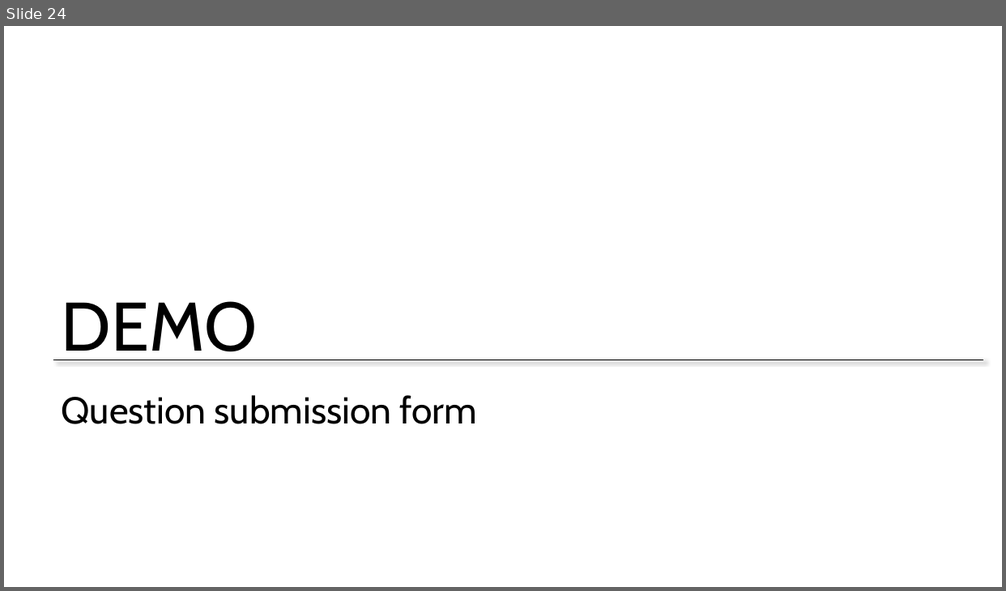
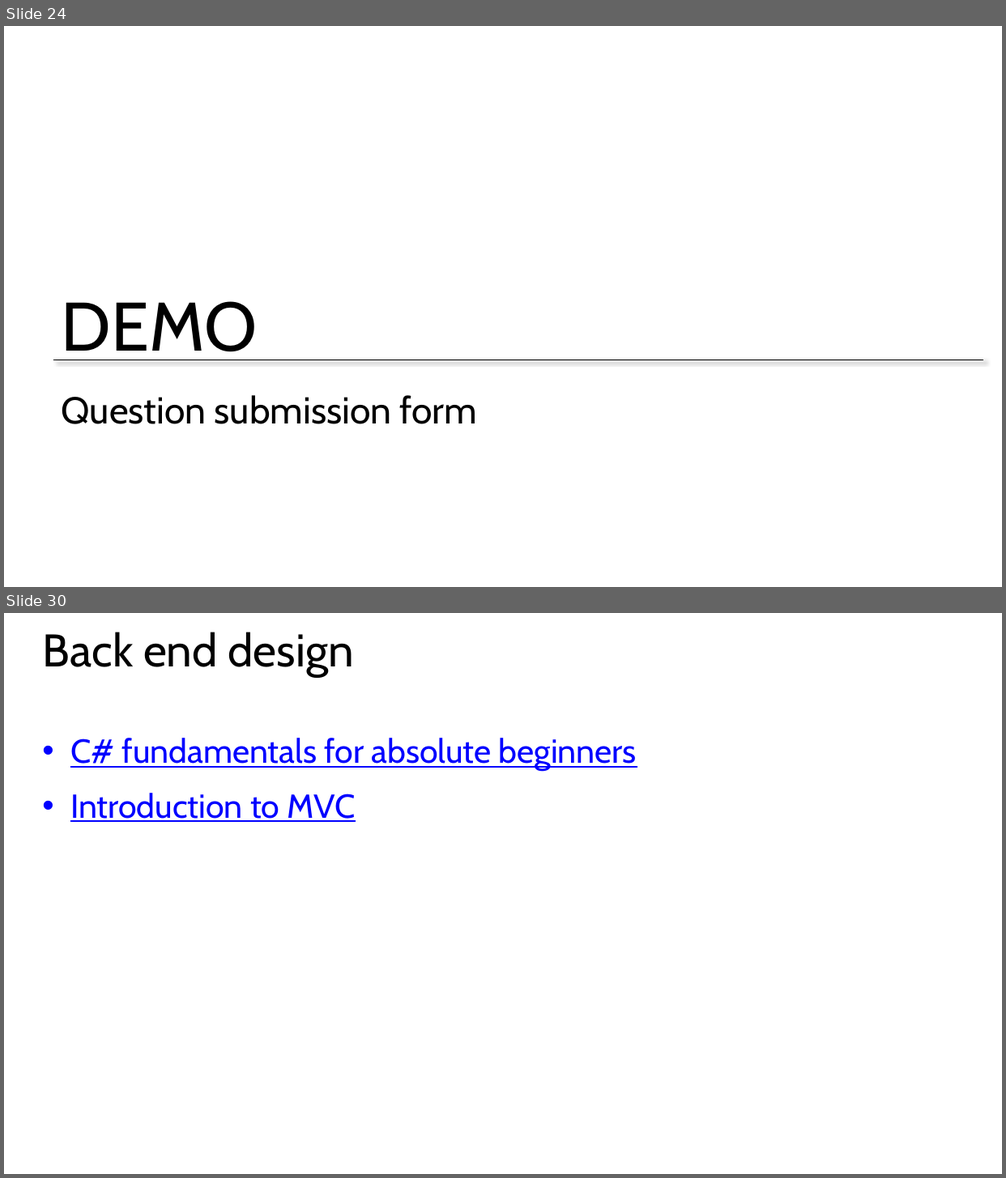
Before and after one commit to mkscala/AdvancedFlask, a slide deck: Slides/Module 6 - Introduction to Bootstrap.pptx. Shown one above the other, each under a label of ours: slide 24 before the commit, slides 24 and 30 after it; the slides between them are not shown. The pictures are 1006x591 and 1006x1178 pixels, drawn with LibreOffice and Linux fonts; fonts in the diff are those of the drawing; background and template pictures are left out. Boxes give left, top, right and bottom in pixels: in the first picture for what was removed or moved away, otherwise in the second. Text is boxed around its words. In the diff, an @@ line names an element or a change of style, - is before the commit and + after.

```diff
--- a/Slides/Module 6 - Introduction to Bootstrap.pptx
+++ b/Slides/Module 6 - Introduction to Bootstrap.pptx
@@ slide 30 added at (x1=4, y1=613, x2=1002, y2=1174), background #FFFFFF @@
@@ title added at (x1=43, y1=632, x2=354, y2=677), 44 pt, text #000000 @@
+Back end design
@@ text added at (x1=70, y1=738, x2=637, y2=822), 32 pt, text #0000FF, underline @@
+• C# fundamentals for absolute beginners
+• Introduction to MVC
```
Also in this commit, not shown: 2 slides changed, 5 other slides added, 1 slide removed, 1 other file.
